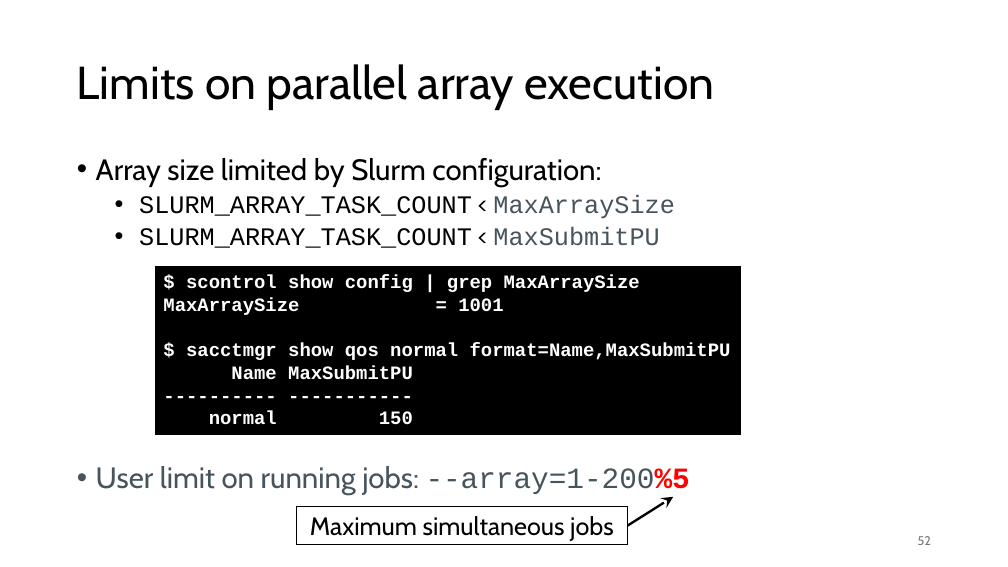
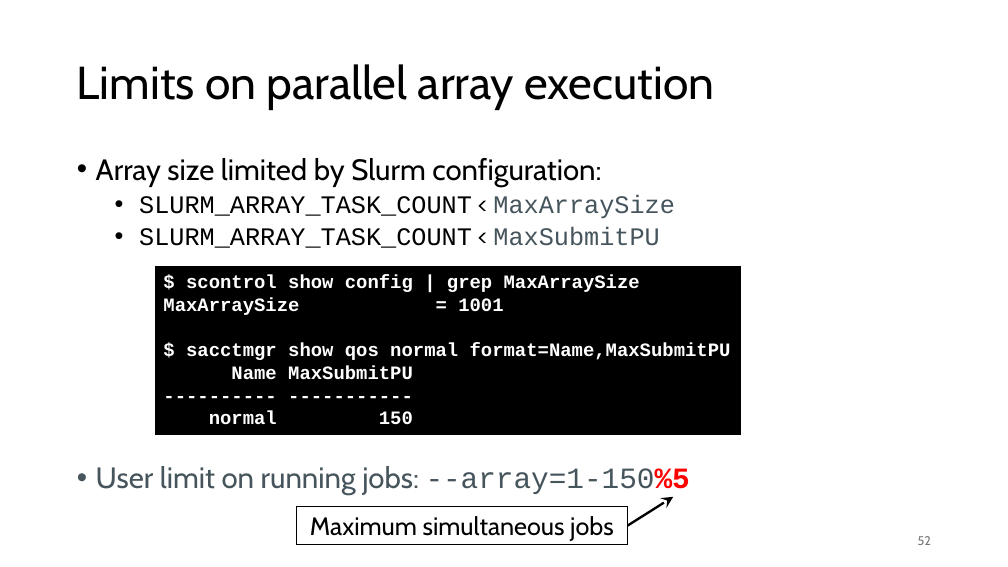
Before and after one commit to gjbex/Workflows-for-HPC, a slide deck: slide 52 of workflow_for_HPC.pptx. Drawn at 1008x567 pixels with LibreOffice and Linux fonts; fonts in the diff are those of the drawing. Boxes give left, top, right and bottom in pixels: in the first picture for what was removed or moved away, otherwise in the second. Text is boxed around its words. In the diff, an @@ line names an element or a change of style, - is before the commit and + after.

Commit message:
Fix typos

```diff
--- a/workflow_for_HPC.pptx
+++ b/workflow_for_HPC.pptx
@@ text at [96,466,690,495]: text changed @@
-• User limit on running jobs: --array=1-200%5
+• User limit on running jobs: --array=1-150%5
```
Also in this commit, not shown: 12 other slides changed.
